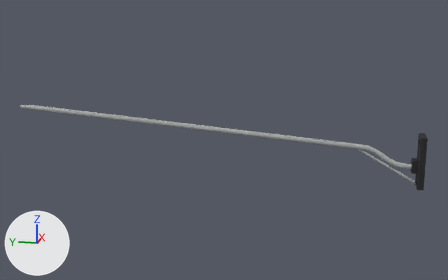
An edit to the OBJ model src/main/resources/assets/realgrid/models/block/pole_light_mount/arm_7_straight.obj, drawn before and after from the same camera.
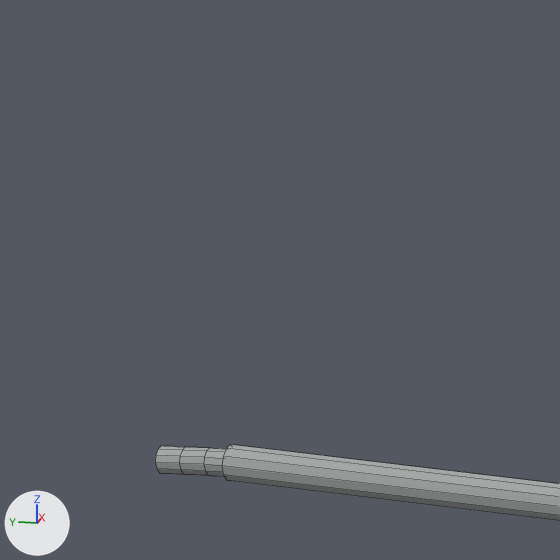
There are two pictures of each version: one whole from a 50 mm lens placed at (-9.85, 0.3, 3.29), pointed at (0.53, 2.38, 0.7), one close up on the part from 0% to 16% of the width and 17% to 43% of the height. The axes (+X, +Y, +Z) are drawn at lower left. The lights are the same throughout. The last two pictures show the newer version. The close-ups show mesh edges as thin lines. Where no turn or scale is listed for an object, it has been applied to the vertices. Vertices at exactly the same position are counted once.

Names of what the first close-up shows: 'pole_light_mount_7_straight'.
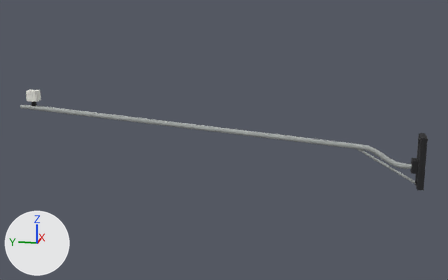
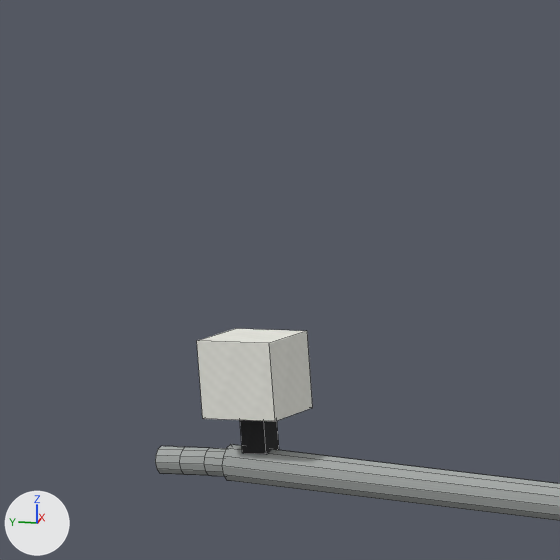
Location of each change, (x1, y1, x2, y2) in pixels of the close-ups (560 x 560 px):
'pole_light_mount_7_straight', reshaped
    before: (155, 444, 560, 521)
    after: (155, 329, 560, 521)
part 1 of me_pole_light_mount_7_straight, added
    after: (240, 420, 279, 454)
part 2 of me_pole_light_mount_7_straight, added
    after: (197, 329, 313, 421)

The change, as a list of edits to the scene's bpy script:
```text
Add img_pole_light_mount_porcelain:
    img_pole_light_mount_porcelain = load_image('pole_light_mount_porcelain', '../../../textures/blocks/pole_light_mount_porcelain.png', 16, 16, 'sRGB')
Add mat_porcelain:
    mat_porcelain = principled_material('porcelain')
    mat_porcelain.texture = img_pole_light_mount_porcelain
    mat_porcelain.roughness = 1.0
Change me_pole_light_mount_7_straight:
    used by ob_pole_light_mount_7_straight; location = (0.0, 0.0, 0.0)
    remove me_pole_light_mount_7_straight.from_pydata(...)  # 264 vertices, 237 faces; spans x 0.31..0.69, y -1.0..6.19, z 0.06..1.2
    add me_pole_light_mount_7_straight.from_pydata(...)  # 280 vertices, 249 faces; spans x 0.31..0.69, y -1.0..6.19, z 0.06..1.47
    me_pole_light_mount_7_straight part 1: a new loose piece, a box spanning x 0.469..0.531, y 5.896..5.959, z 1.186..1.28, in mat_clamp (picture img_pole_light_mount_clamp)
    me_pole_light_mount_7_straight part 2: a new loose piece, a box spanning x 0.41..0.59, y 5.83..6.02, z 1.28..1.47, in mat_porcelain (picture img_pole_light_mount_porcelain)
    add me_pole_light_mount_7_straight.materials.append(mat_porcelain)  # picture img_pole_light_mount_porcelain
```
